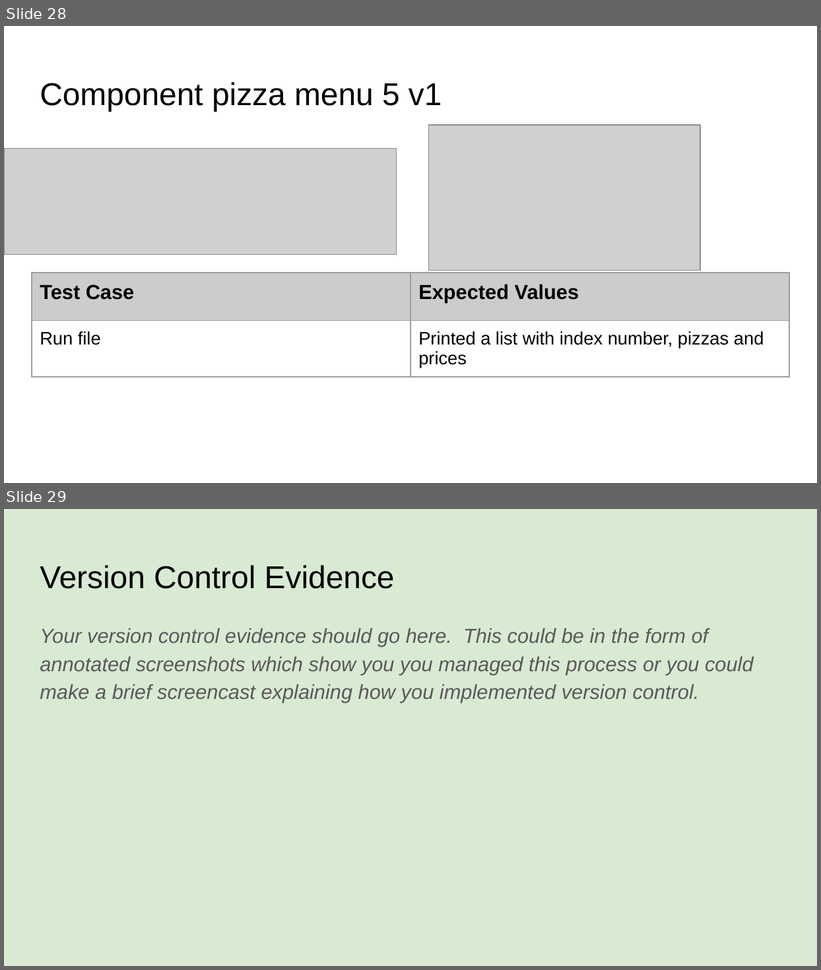
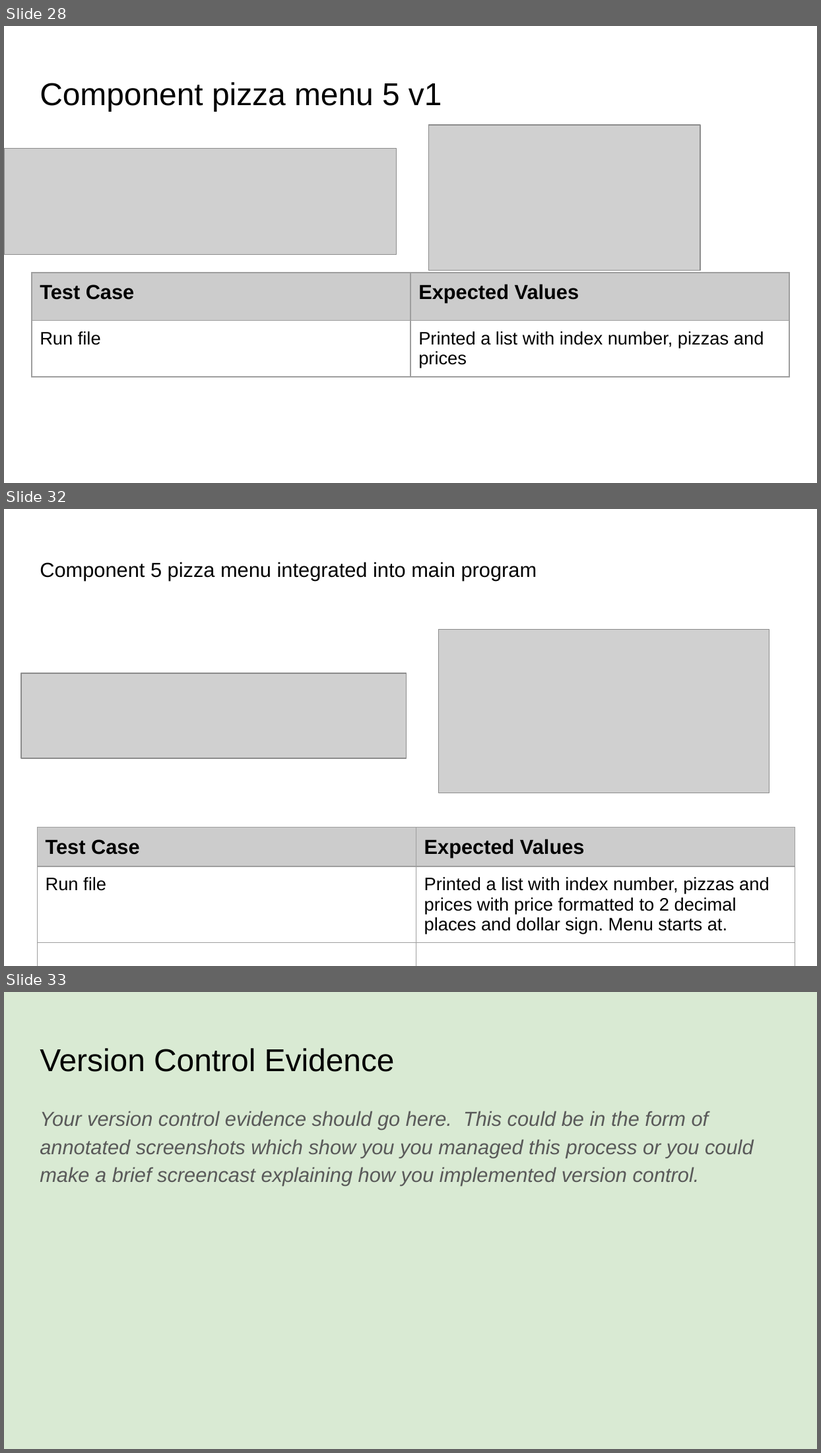
Before and after one commit to jhkfgjflkdjg/pizzabot, a slide deck: 13 022_91893^LLLLLLM_^LLLLLLM91897^LLLLLLMDocumentation (13).pptx. Shown one above the other, each under a label of ours: slides 28 and 29 before the commit, slides 28, 32 and 33 after it; the slides between them are not shown. The pictures are 821x970 and 821x1453 pixels, drawn with LibreOffice and Linux fonts; fonts in the diff are those of the drawing; grey boxes stand for pictures. Boxes give left, top, right and bottom in pixels: in the first picture for what was removed or moved away, otherwise in the second. Text is boxed around its words. In the diff, an @@ line names an element or a change of style, - is before the commit and + after.

Commit message:
Formatted menu
Formatted and changed menu into a function. Integrated into main app.

```diff
--- a/13 022_91893^LLLLLLM_^LLLLLLM91897^LLLLLLMDocumentation (13).pptx
+++ b/13 022_91893^LLLLLLM_^LLLLLLM91897^LLLLLLMDocumentation (13).pptx
@@ slide 32 added at bbox=[4, 509, 817, 966], background #FFFFFF @@
@@ title added at bbox=[40, 562, 537, 580], 18 pt, text #000000 @@
+Component 5 pizza menu integrated into main program
@@ picture added at bbox=[439, 629, 770, 793] @@
@@ picture added at bbox=[21, 673, 407, 758] @@
@@ table added at bbox=[38, 828, 795, 966], 3 rows, 2 columns @@
+Test Case | Expected Values
+Run file | Printed a list with index number, pizzas and prices with price formatted to 2 decimal places and dollar sign. Menu starts at.
+ | 
@@ what was slide 29 is now slide 33 @@
```
Also in this commit, not shown: 1 slide changed, 3 other slides added, 4 other files.
